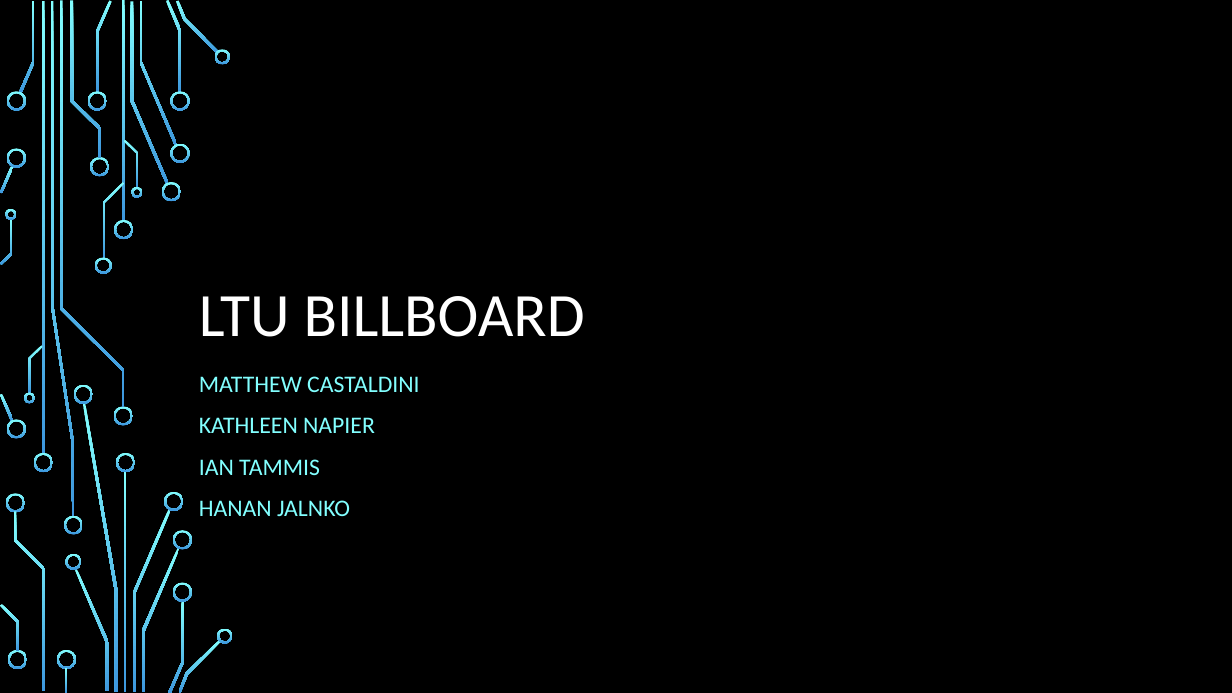
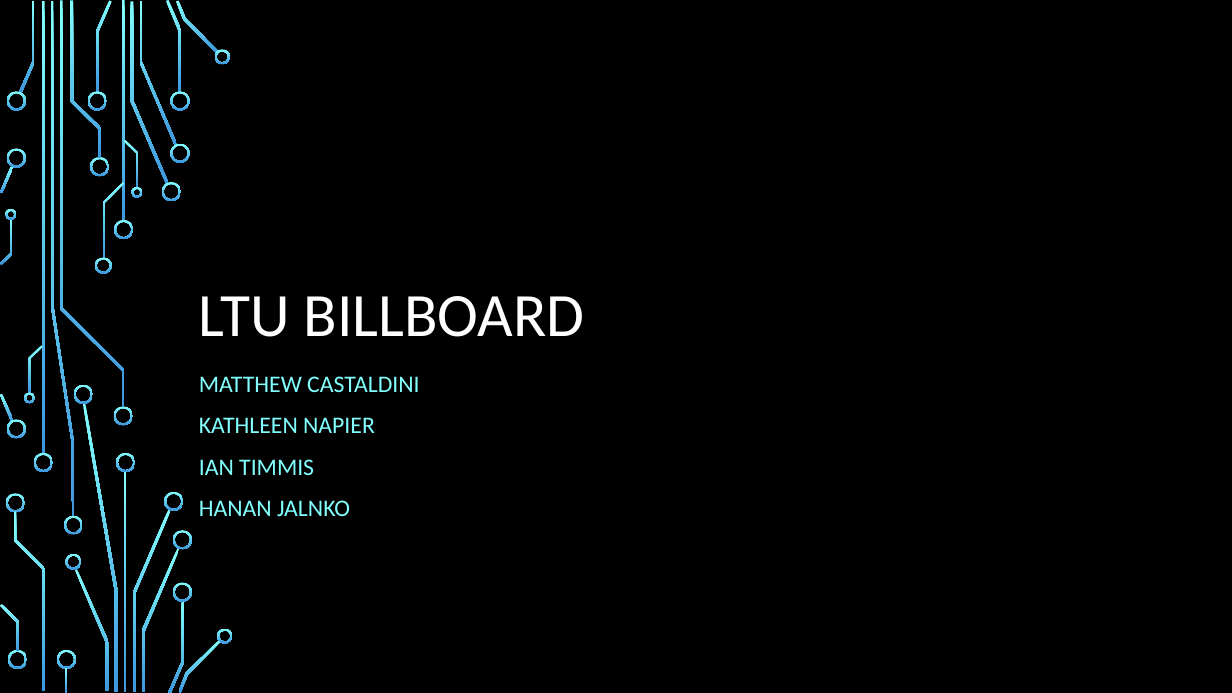
Before and after one commit to iantimmis/LTU_Billboard, a slide deck: slide 1 of LTU billboard.pptx. Drawn at 1232x693 pixels with LibreOffice and Linux fonts; fonts in the diff are those of the drawing; background and template pictures are left out. Boxes give left, top, right and bottom in pixels: in the first picture for what was removed or moved away, otherwise in the second. Text is boxed around its words. In the diff, an @@ line names an element or a change of style, - is before the commit and + after.

Commit message:
Updated powerpoint and design spec

```diff
--- a/LTU billboard.pptx
+++ b/LTU billboard.pptx
@@ subtitle at box(199, 459, 314, 475): text changed @@
-IAN TAMMIS
+IAN TIMMIS
```
Also in this commit, not shown: 1 other file.
